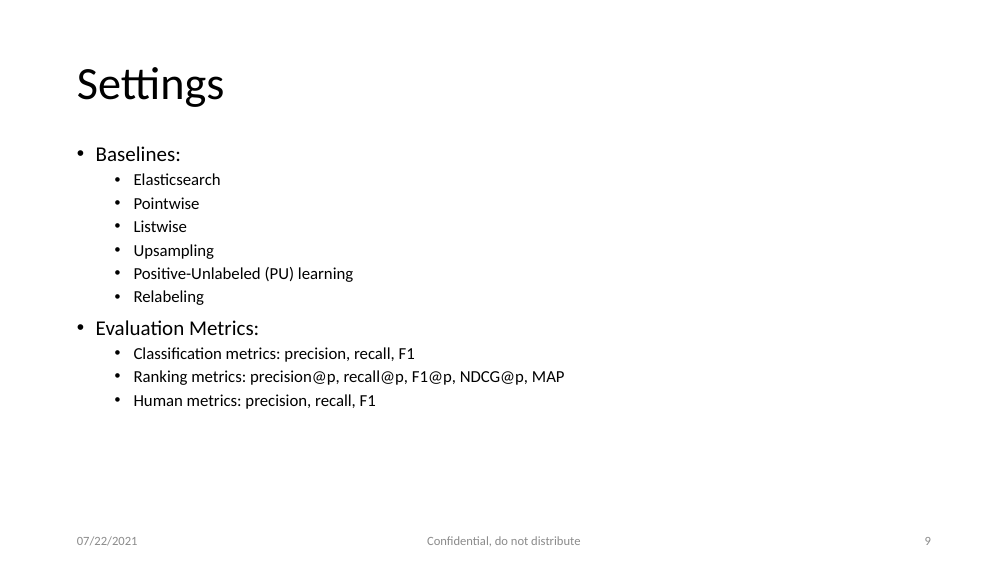
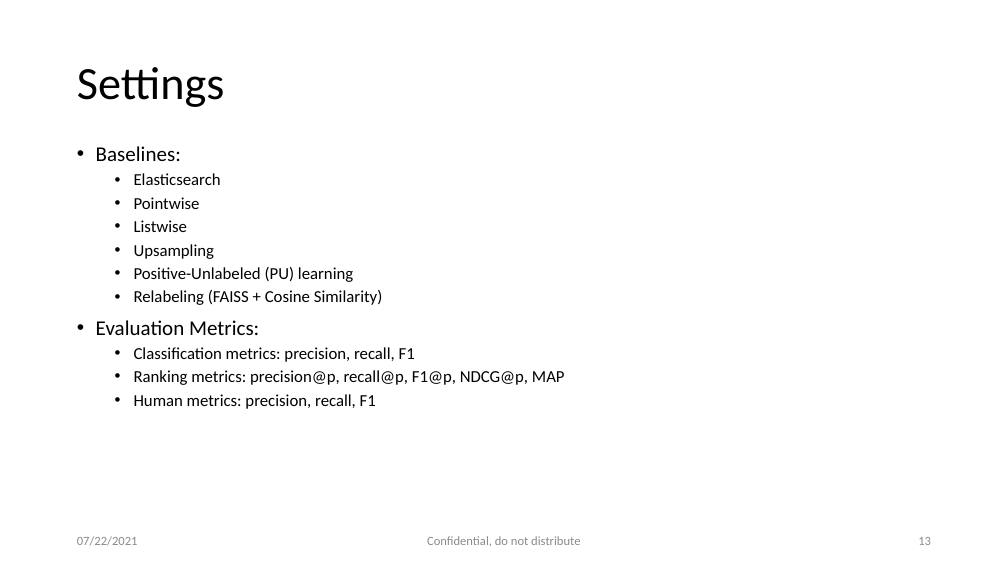
Before and after one commit to RoyZhengGao/RoyZhengGao-old.github.io, a slide deck: slide 13 of files/asru-2021.pptx (slide 9 before the commit). Drawn at 1008x567 pixels with LibreOffice and Linux fonts; fonts in the diff are those of the drawing. Boxes give left, top, right and bottom in pixels: in the first picture for what was removed or moved away, otherwise in the second. Text is boxed around its words. In the diff, an @@ line names an element or a change of style, - is before the commit and + after.

```diff
--- a/files/asru-2021.pptx
+++ b/files/asru-2021.pptx
@@ text at bbox=[134, 290, 383, 305]: text changed @@
-  • Relabeling
+  • Relabeling (FAISS + Cosine Similarity)
@@ page number at bbox=[918, 537, 931, 545]: text changed @@
-9
+13
```
Also in this commit, not shown: 4 other slides changed, 4 slides added, 4 other files.
